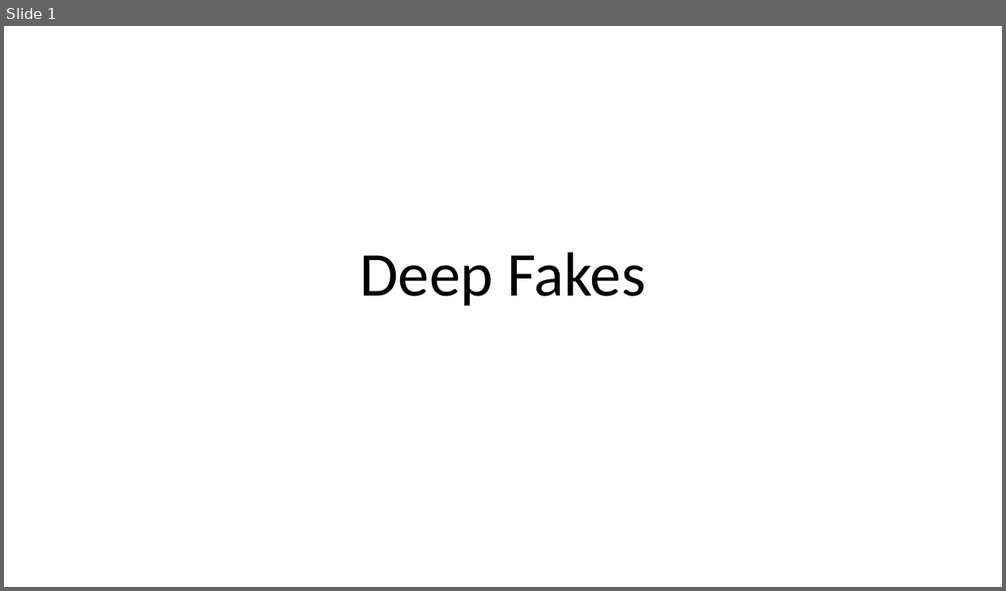
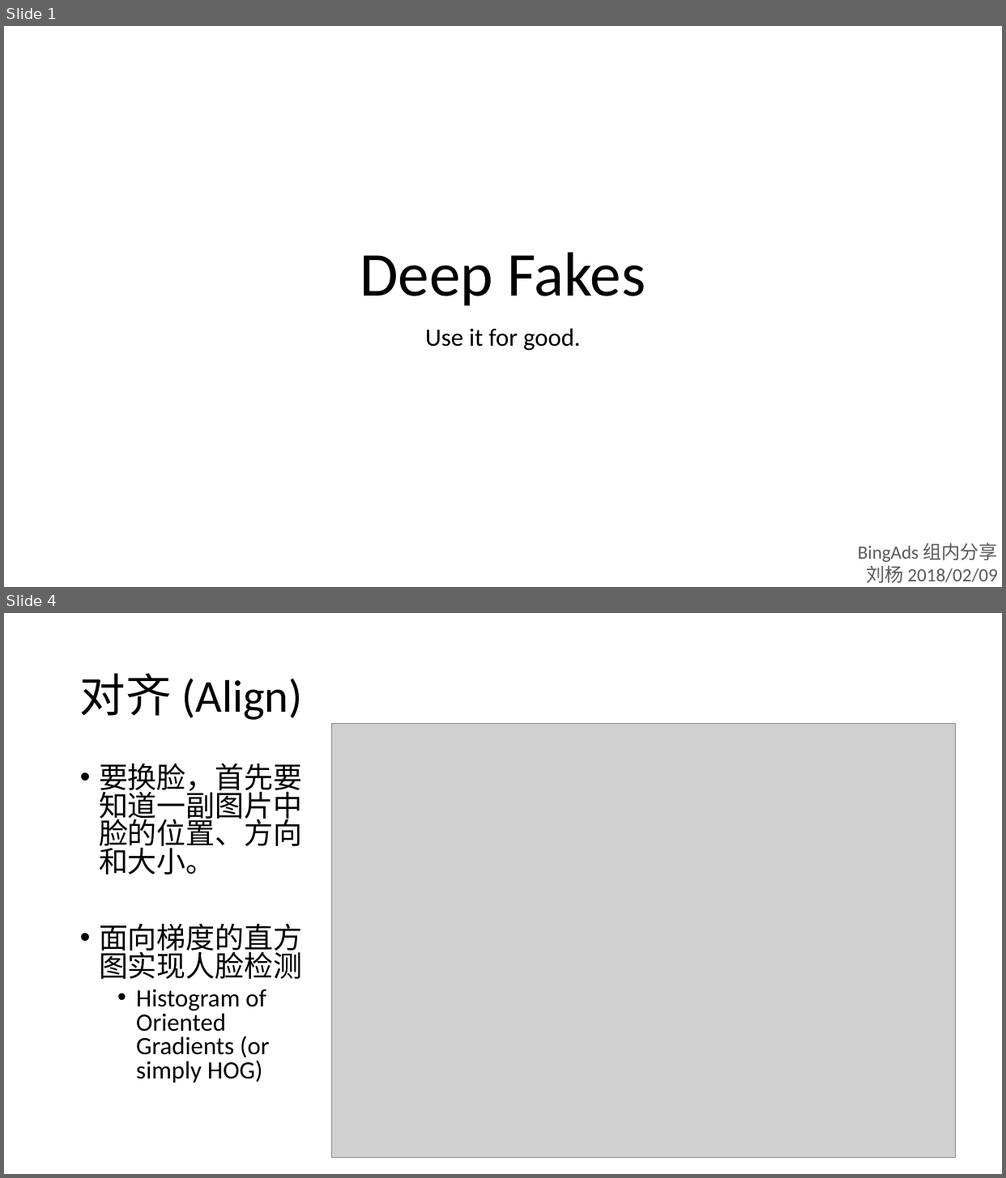
Before and after one commit to foamliu/Learning-DL, a slide deck: cv/DeepFakes.pptx. Shown one above the other, each under a label of ours: slide 1 before the commit, slides 1 and 4 after it; the slides between them are not shown. The pictures are 1006x591 and 1006x1178 pixels, drawn with LibreOffice and Linux fonts; fonts in the diff are those of the drawing; grey boxes stand for pictures. Boxes give left, top, right and bottom in pixels: in the first picture for what was removed or moved away, otherwise in the second. Text is boxed around its words. In the diff, an @@ line names an element or a change of style, - is before the commit and + after.

```diff
--- a/cv/DeepFakes.pptx
+++ b/cv/DeepFakes.pptx
@@ slide 4 added at <box>4,613,1002,1174</box>, background #FFFFFF @@
@@ title added at <box>80,673,303,720</box>, 44 pt, text #000000 @@
+对齐 (Align)
@@ picture added at <box>332,723,956,1157</box> @@
@@ text added at <box>99,763,302,1083</box>, 24 pt, text #000000 @@
+• 要换脸，首先要知道一副图片中脸的位置、方向和大小。
+• 面向梯度的直方图实现人脸检测
+  • Histogram of Oriented Gradients (or simply HOG)
@@ slide 1 changed as well @@
@@ subtitle added at <box>425,328,581,351</box>, 24 pt, text #000000 @@
+Use it for good.
@@ text added at <box>858,543,998,583</box>, 18 pt, text #595959 @@
+BingAds 组内分享
+刘杨 2018/02/09
```
Also in this commit, not shown: 5 other slides added, 1 slide removed, 2 other files.
